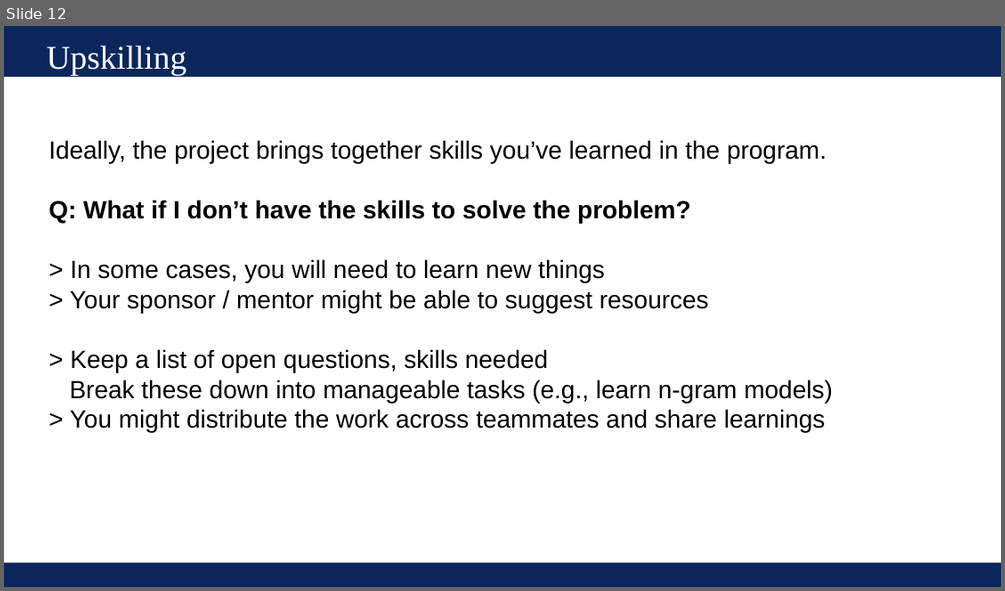
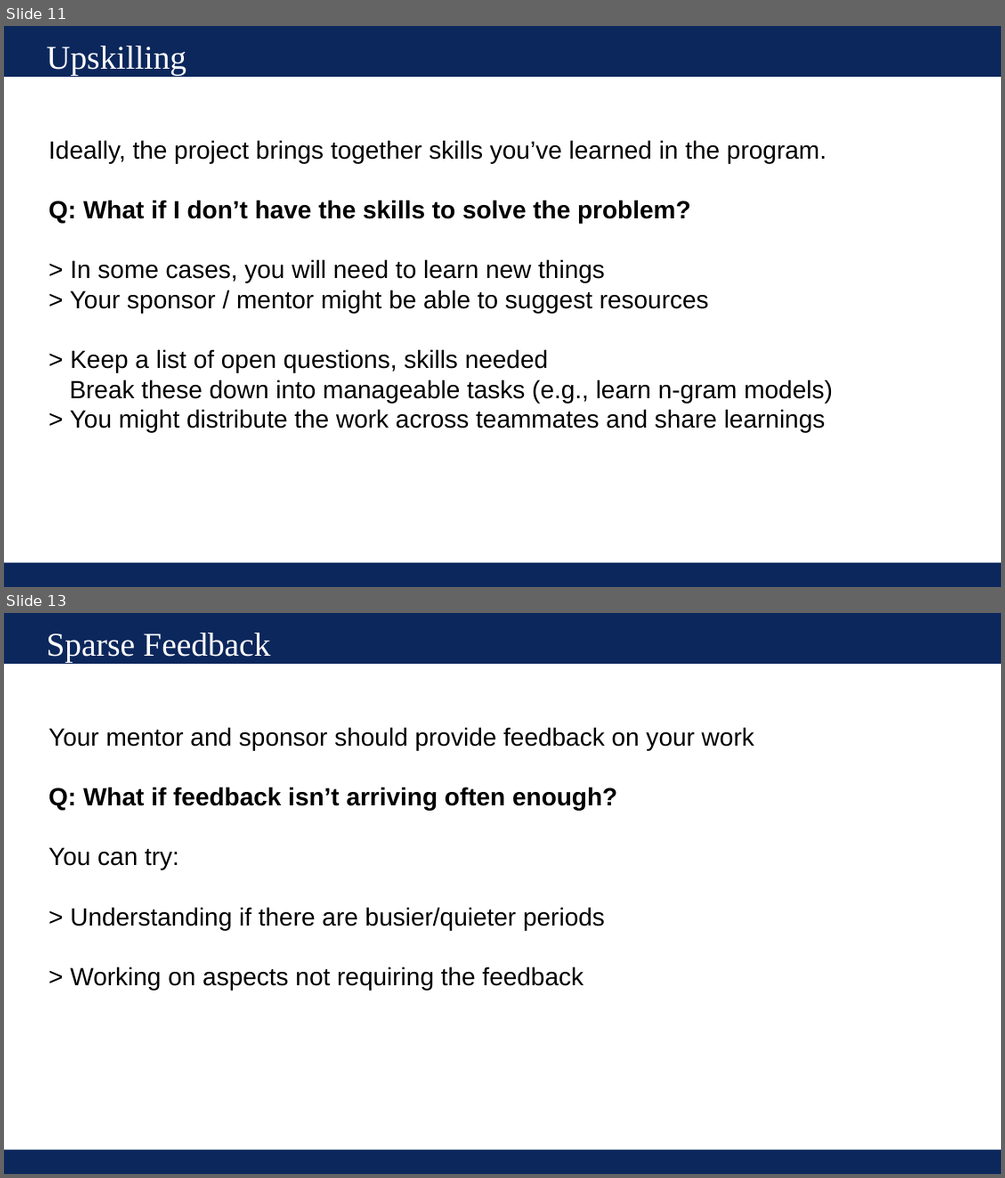
Before and after one commit to UVADS/ds6011, a slide deck: 08_getting_started_and_troubleshooting.pptx. Shown one above the other, each under a label of ours: slide 12 before the commit, slides 11 and 13 after it; the slides between them are not shown. The pictures are 1005x591 and 1005x1178 pixels, drawn with LibreOffice and Linux fonts; fonts in the diff are those of the drawing. Boxes give left, top, right and bottom in pixels: in the first picture for what was removed or moved away, otherwise in the second. Text is boxed around its words. In the diff, an @@ line names an element or a change of style, - is before the commit and + after.

```diff
--- a/08_getting_started_and_troubleshooting.pptx
+++ b/08_getting_started_and_troubleshooting.pptx
@@ slide 13 added at (x1=4, y1=613, x2=1001, y2=1174), background #FFFFFF; not listed: 2 template elements that a slide beside it also shows @@
@@ text added at (x1=47, y1=633, x2=270, y2=662), 32 pt, text #FFFFFF @@
+Sparse Feedback
@@ text added at (x1=48, y1=727, x2=754, y2=989), 24 pt, text #000000 @@
+Your mentor and sponsor should provide feedback on your work
+Q: What if feedback isn’t arriving often enough?
+You can try:
+> Understanding if there are busier/quieter periods
+> Working on aspects not requiring the feedback
@@ what was slide 12 is now slide 11 @@
```
Also in this commit, not shown: 4 slides changed, 4 other slides added, 1 slide removed, 2 other files.
